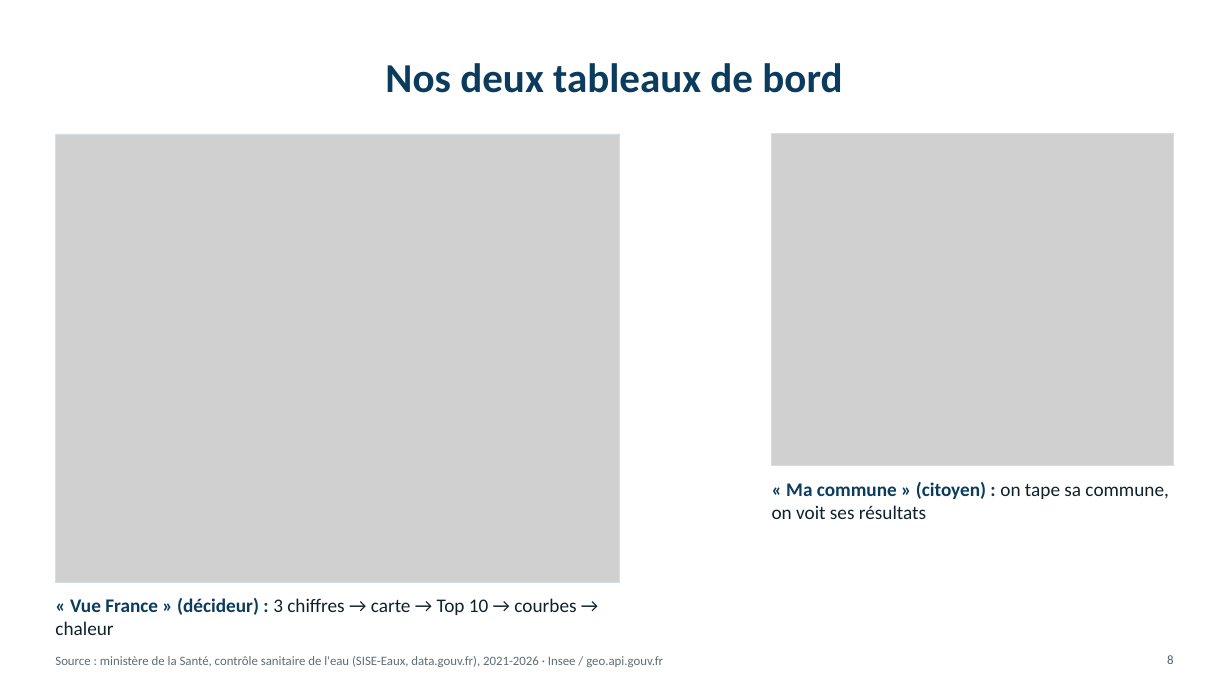
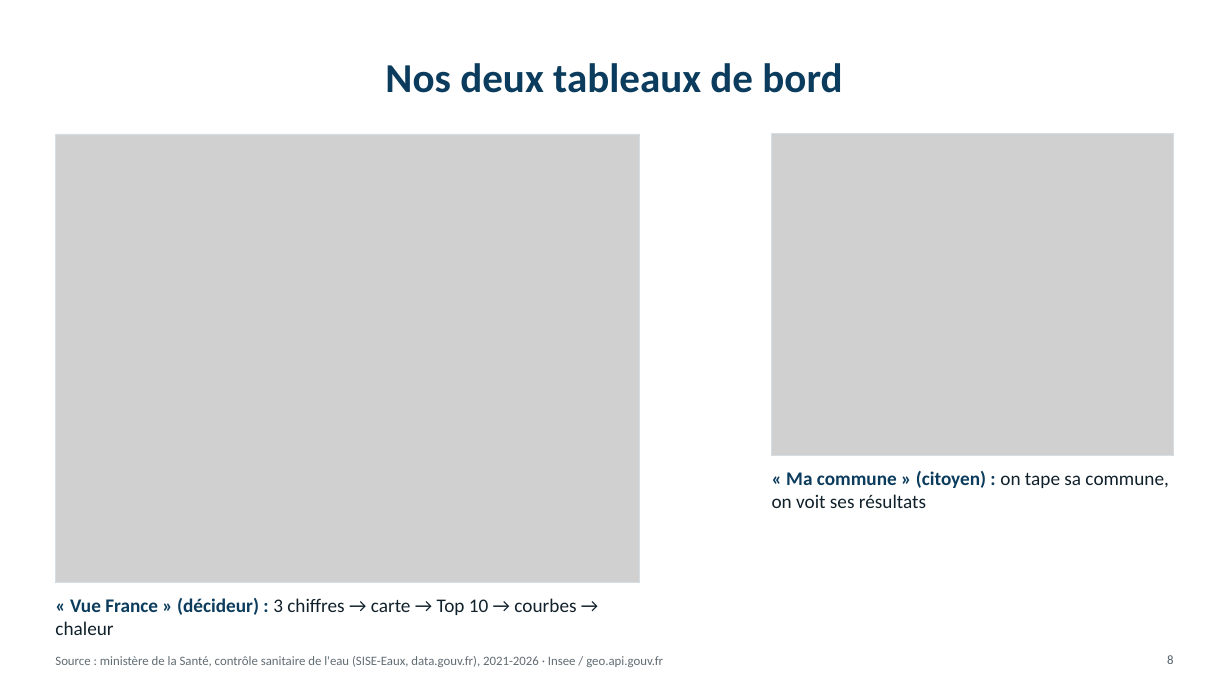
Before and after one commit to akka-ben/dataviz-qualite-eau, a slide deck: slide 8 of Presentation_Eau_du_robinet_v2.pptx. Drawn at 1232x693 pixels with LibreOffice and Linux fonts; fonts in the diff are those of the drawing; grey boxes stand for pictures. Boxes give left, top, right and bottom in pixels: in the first picture for what was removed or moved away, otherwise in the second. Text is boxed around its words. In the diff, an @@ line names an element or a change of style, - is before the commit and + after.

Commit message:
Corrections : comptage des prélèvements, captures Tableau, noms du groupe

```diff
--- a/Presentation_Eau_du_robinet_v2.pptx
+++ b/Presentation_Eau_du_robinet_v2.pptx
@@ picture resized from (x1=55, y1=134, x2=620, y2=582) to (x1=55, y1=134, x2=640, y2=582) @@
@@ rectangle resized from (x1=55, y1=134, x2=620, y2=582) to (x1=55, y1=134, x2=640, y2=582) @@
@@ picture resized from (x1=772, y1=134, x2=1174, y2=466) to (x1=772, y1=134, x2=1174, y2=455) @@
@@ rectangle resized from (x1=772, y1=134, x2=1174, y2=466) to (x1=772, y1=134, x2=1174, y2=455) @@
@@ text "« Ma commune » (citoyen) ..." moved from (x1=772, y1=482, x2=1168, y2=519) to (x1=772, y1=471, x2=1168, y2=508) @@
```
Also in this commit, not shown: 11 other slides changed, 23 other files.
